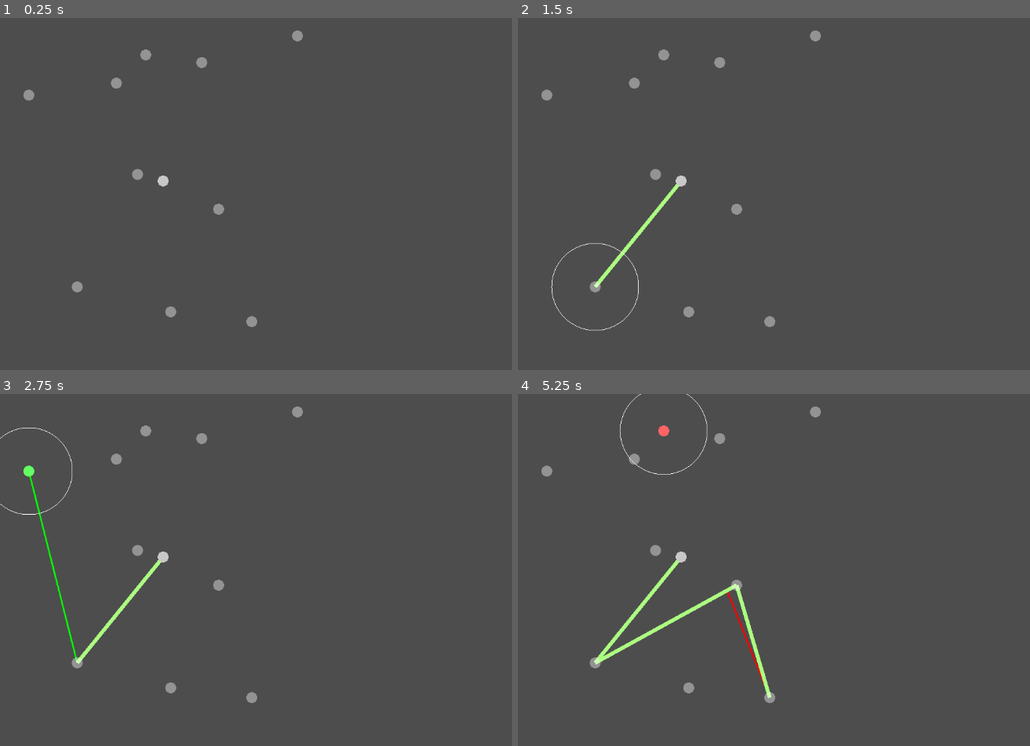
Above: before the commit, frames 1-4 (two rows, left to right).
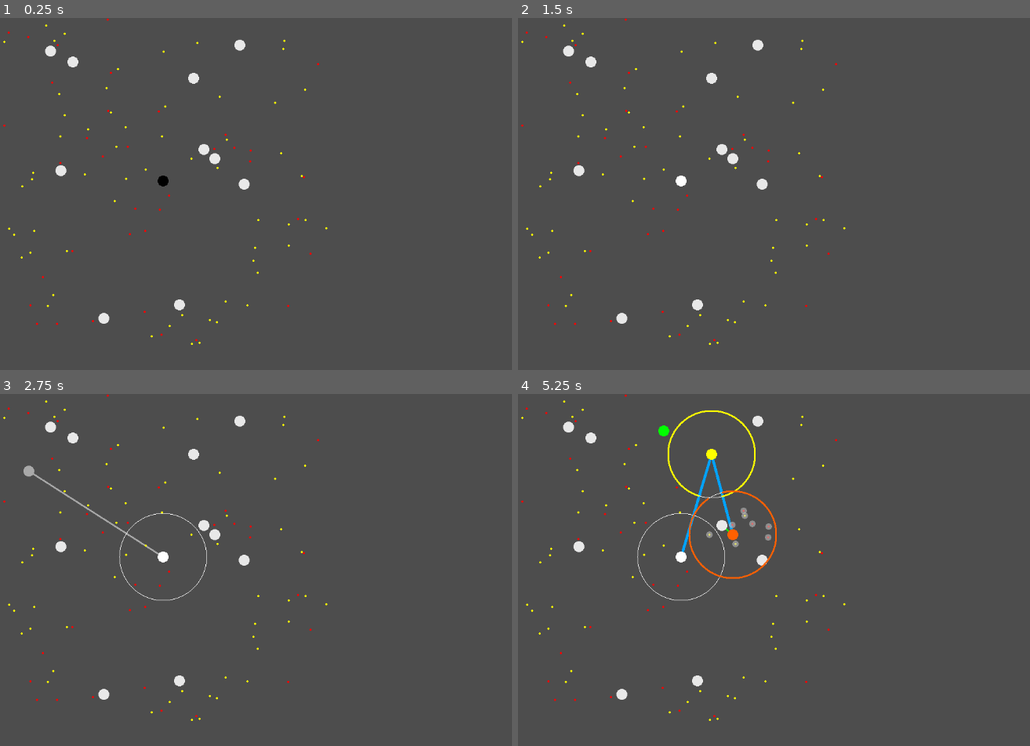
Above: after the commit, the same moments.

Repository: Mynijo/MagicFocus
Game: Godot game, scene res://FocusCraft/Focus.tscn
Same seed, same stepped clock (60 frames per second), same inputs: the game is played once before the commit and once after it.
Inputs (mouse positions are in pixels of both pictures, inside the frame that each line leads up to):
- Up to frame 1 (0.25 s): no input
- Up to frame 2 (1.5 s): tap Enter at 0.5 s; move the mouse to (681, 179) at 0.52 s; press the mouse at (681, 179) at 0.53 s; tap Space at 1.25 s; move the mouse to (594, 285) at 1.27 s; release the mouse at (594, 285) at 1.28 s; click (594, 285) at 1.35 s
- Up to frame 3 (2.75 s): tap Enter at 2 s; move the mouse to (30, 471) at 2.02 s; press the mouse at (30, 471) at 2.03 s
- Up to frame 4 (5.25 s): tap Space at 2.75, 4.25 s; move the mouse to (738, 584) at 2.77 s; release the mouse at (738, 584) at 2.78 s; click (738, 584) at 2.85 s; tap Enter at 3.5 s; move the mouse to (717, 439) at 3.52 s; press the mouse at (717, 439) at 3.53 s; move the mouse to (768, 696) at 4.27 s; release the mouse at (768, 696) at 4.28 s; click (768, 696) at 4.35 s; move the mouse to (661, 429) at 5.02 s; press the mouse at (661, 429) at 5.03 s

The runs differ from the first frame. In frame 1, 1.4% of the frame differs, in the area x 0-65%, y 0-93%; in frame 2, 1.8%; in frame 3, 2.3%; in frame 4, 3.6%.

Commit message:
Fixed dot selecting

Diff:
--- a/FocusCraft/Connection.gd
+++ b/FocusCraft/Connection.gd
@@ -1,5 +1,7 @@
 extends Area2D
 
+var Conected_node_1
+var Conected_node_2
 
 # Called when the node enters the scene tree for the first time.
 func _ready():
@@ -10,8 +12,25 @@
 func _process(delta):
 	pass
 
-func init(pos1, pos2):
+func init(node1, node2):
+	Conected_node_1 = node1
+	Conected_node_2 = node2
+	var pos1 = node1.position
+	var pos2 = node2.position
+
 	$Line2D.add_point(pos1)
 	$Line2D.add_point(pos2)
+
 	$CollisionShape2D.shape.a = pos1
 	$CollisionShape2D.shape.b = pos2
+
+	node1.add_conecction(self)
+	node2.add_conecction(self)
+
+
+
+func get_conected_pos(pos):
+	if Conected_node_1.position == pos:
+		return Conected_node_2.position
+	else:
+		return Conected_node_1.position
--- a/FocusCraft/Connection.tscn
+++ b/FocusCraft/Connection.tscn
@@ -2,15 +2,15 @@
 
 [ext_resource type="Script" path="res://FocusCraft/Connection.gd" id="1_80ymp"]
 
-[sub_resource type="SegmentShape2D" id="SegmentShape2D_r4oqe"]
+[sub_resource type="SegmentShape2D" id="SegmentShape2D_poy0d"]
 resource_local_to_scene = true
 
 [node name="Connection" type="Area2D"]
 script = ExtResource("1_80ymp")
 
 [node name="Line2D" type="Line2D" parent="."]
-width = 7.0
-default_color = Color(0.67451, 1, 0.505882, 1)
+width = 5.0
+default_color = Color(0, 0.639216, 1, 1)
 
 [node name="CollisionShape2D" type="CollisionShape2D" parent="."]
-shape = SubResource("SegmentShape2D_r4oqe")
+shape = SubResource("SegmentShape2D_poy0d")
--- a/FocusCraft/EnergieDots.gd
+++ b/FocusCraft/EnergieDots.gd
@@ -12,6 +12,11 @@
 func _ready():
 	$CollisionShape2D.shape.radius = Radius_dot
 
+func claim(flag):
+	self.visible = !flag
+	$CollisionShape2D.disabled = flag
+	queue_redraw()
+
 
 # Called every frame. 'delta' is the elapsed time since the previous frame.
 func _process(delta):
@@ -21,8 +26,12 @@
 func _draw():
 	draw_circle(Vector2(0,0),Radius_dot, Dot_color)
 	if Highlighted:
-		draw_circle(Vector2(0,0),Radius_dot *2, Highlight_color)
+		draw_circle(Vector2(0,0),Radius_dot *3, Highlight_color)
 
-func highlight():
-	Highlighted = true
-	queue_redraw()
+func highlight(flag):
+	if Highlighted != flag:
+		Highlighted = flag
+		queue_redraw()
+
+func get_Dot_color():
+	return Dot_color
--- a/FocusCraft/EnergieDots.tscn
+++ b/FocusCraft/EnergieDots.tscn
@@ -2,13 +2,13 @@
 
 [ext_resource type="Script" path="res://FocusCraft/EnergieDots.gd" id="1_jlsf3"]
 
-[sub_resource type="CircleShape2D" id="CircleShape2D_8kij7"]
+[sub_resource type="CircleShape2D" id="CircleShape2D_8ma3a"]
 
-[node name="EnergieDots" type="Area2D" groups=["highlightable"]]
+[node name="EnergieDots" type="Area2D" groups=["collectables", "highlightable"]]
 collision_layer = 2
 collision_mask = 2
 script = ExtResource("1_jlsf3")
 Highlight_color = Color(0.745098, 0.745098, 0.745098, 0.588235)
 
 [node name="CollisionShape2D" type="CollisionShape2D" parent="."]
-shape = SubResource("CircleShape2D_8kij7")
+shape = SubResource("CircleShape2D_8ma3a")
--- a/FocusCraft/Focus.gd
+++ b/FocusCraft/Focus.gd
@@ -10,25 +10,26 @@
 
 var Focus_node_scene = preload("res://FocusCraft/FocusNode.tscn")
 var Connection_scene = preload("res://FocusCraft/Connection.tscn")
-#var Energie_dots_scene = preload("res://FocusCraft/EnergieDots.tscn")
+var Energie_dots_scene = preload("res://FocusCraft/EnergieDots.tscn")
 
 # Called when the node enters the scene tree for the first time.
 func _ready():
 	$RayCast2D.position = $StartNode.position
 	Connected_nodes.append($StartNode)
 
+	for n in range (0, 100):
+		var energie_dots_instance = Energie_dots_scene.instantiate()
+		energie_dots_instance.position.x = randi_range(0, 600)
+		energie_dots_instance.position.y = randi_range(0, 600)
+		if n > 60:
+			energie_dots_instance.Dot_color = Color.RED
+		add_child(energie_dots_instance)
+
 	for n in range (0, 10):
 		var focus_node_instance = Focus_node_scene.instantiate()
 		focus_node_instance.position.x = randi_range(20, 580)
 		focus_node_instance.position.y = randi_range(20, 580)
 		add_child(focus_node_instance)
-
-#	for n in range (0, 1000):
-#		var energie_dots_instance = Energie_dots_scene.instantiate()
-#		energie_dots_instance.position.x = randi_range(0, 600)
-#		energie_dots_instance.position.y = randi_range(0, 600)
-#		add_child(energie_dots_instance)
-#
 
 func _draw():
 	if Input.is_action_pressed("left_mouse"):
@@ -37,8 +38,13 @@
 
 # Called every frame. 'delta' is the elapsed time since the previous frame.
 func _process(delta):
+	pass
+
+func _physics_process(delta):
 	if Input.is_action_pressed("left_mouse"):
+		get_last_node().set_hovered(true)
 		reset_conection_hover()
+		get_last_node().highlight_impact_cone(get_viewport().get_mouse_position())
 		#cast the RayCast
 		$RayCast2D.target_position = $RayCast2D.get_local_mouse_position()
 		var result = $RayCast2D.get_collider()
@@ -50,12 +56,12 @@
 			else:
 				Conection_hover_position = $RayCast2D.get_collision_point()
 				Connection_color = Color.RED
-
-
 		queue_redraw()
 	if Input.is_action_just_released("left_mouse"):
 		if Conection_hover_Node:
 			add_new_connection(Conection_hover_Node)
+		get_last_node().stop_highlight_impact_cone()
+		get_last_node().set_hovered(false)
 		queue_redraw()
 
 func reset_conection_hover():
@@ -69,7 +75,7 @@
 func add_new_connection(new_node):
 	if !Connected_nodes.has(new_node):
 		var connection_instance = Connection_scene.instantiate()
-		connection_instance.init(new_node.position, get_last_node().position)
+		connection_instance.init(new_node, get_last_node())
 		add_child(connection_instance)
 		move_child(connection_instance, 0)
 		Conections.append(connection_instance)
--- a/FocusCraft/Focus.tscn
+++ b/FocusCraft/Focus.tscn
@@ -8,7 +8,7 @@
 
 [node name="StartNode" parent="." instance=ExtResource("2_thmlg")]
 position = Vector2(300, 300)
-Node_color = Color(0.784314, 0.784314, 0.784314, 1)
+Node_color = Color(0, 0, 0, 1)
 
 [node name="RayCast2D" type="RayCast2D" parent="."]
 collide_with_areas = true
--- a/FocusCraft/FocusNode.gd
+++ b/FocusCraft/FocusNode.gd
@@ -5,12 +5,16 @@
 @export var Node_color = Color(255,0,0)
 
 
-var is_hovered = false
+var Conecctions = []
+var Impacted_objects = []
+var Impact_cone_pos2
+
+var Is_hovered = false
+var Is_claimed = false
 
 # Called when the node enters the scene tree for the first time.
 func _ready():
 	$CollisionShape2D.shape.radius = Radius_node
-
 
 # Called every frame. 'delta' is the elapsed time since the previous frame.
 func _process(delta):
@@ -18,15 +22,110 @@
 
 func _draw():
 	draw_circle(Vector2(0,0),Radius_node, Node_color)
-	if is_hovered:
+	if Is_hovered or Is_claimed:
 		draw_arc(Vector2(0,0),Radius_impcat, 0, PI*2,500, Color(255,255,255))
+	if Conecctions.size() == 2 or (Conecctions.size() == 1 and Impact_cone_pos2 != null):
+		var angle = get_impact_cone_angle()
+		if angle > 0:
+			draw_arc(Vector2(0,0),Radius_impcat,0,  2*PI-angle,500,Node_color,3)
+		else:
+			draw_arc(Vector2(0,0),Radius_impcat,0,- 2*PI-angle,500,Node_color,3)
+
+func _on_mouse_entered():
+	Is_hovered = true
+	queue_redraw()
+
+func _on_mouse_exited():
+	Is_hovered = false
+	queue_redraw()
+
+func set_hovered(flag):
+	Is_hovered = flag
+	queue_redraw()
+
+func get_conecctions():
+	return Conecctions
+
+func add_conecction(conection):
+	Conecctions.append(conection)
+	if Conecctions.size() == 2:
+		claim()
+
+func get_angle_from_points(pos1, pos2):
+	var direction_to_node1 = position.direction_to(pos1)
+	var direction_to_node2 = position.direction_to(pos2)
+	return direction_to_node1.angle_to(direction_to_node2)
+
+func get_impact_cone_angle():
+	return get_angle_from_points(Conecctions.front().get_conected_pos(position), Impact_cone_pos2)
+
+func calc_impact_shape():
+	var angleFrom = 0
+	var angleTo   = 0
+	var nbPoints = 36
+	var pointsArc = PackedVector2Array()
+	pointsArc.push_back(Vector2(0,0))
+
+	var angle = get_impact_cone_angle()
+	if angle > 0:
+		angleTo = 2*PI-angle
+	else:
+		angleTo = - 2*PI-angle
+
+	for i in range(nbPoints+1):
+		var anglePoint = angleFrom + i*(angleTo-angleFrom)/nbPoints - 90
+		pointsArc.push_back(Vector2( cos( anglePoint ), sin( anglePoint ) )* Radius_impcat)
+	$ImpactArea/ImpactCone.polygon = pointsArc
+
+func claim():
+	Is_claimed = true
+	for n in Impacted_objects:
+		n.claim(true)
+
+func highlight_impact_cone(pos2):
+	Impact_cone_pos2 = pos2
+	if get_conecctions().size() != 1:
+		return
+	$ImpactArea.monitoring = true
+	look_at(pos2)
+	calc_impact_shape()
+
+func stop_highlight_impact_cone():
+	if !Is_claimed:
+		$ImpactArea.monitoring = false
+	Impact_cone_pos2 = null
+	calc_node_stats()
+	queue_redraw()
+
+func calc_node_stats():
+	calc_node_color()
+
+func calc_node_color():
+	var my_color = Color(0,0,0)
+	if Impacted_objects.size() > 0:
+		for n in Impacted_objects:
+			my_color += n.get_Dot_color()
+		my_color = my_color / Impacted_objects.size()
+		Node_color = my_color
+	else:
+		Node_color = Color(255,255,255)
+
+func _on_impact_area_area_entered(area):
+	if !area.is_in_group("collectables"):
+		return
+	Impacted_objects.append(area)
+	if area.has_method("highlight"):
+		area.highlight(true)
+	calc_node_stats()
 
 
-func _on_mouse_entered():
-	is_hovered = true
-	queue_redraw()
+func _on_impact_area_area_exited(area):
+	if Is_claimed:
+		return
+	if !area.is_in_group("collectables"):
+		return
+	if area.has_method("highlight"):
+		area.highlight(false)
 
-
-func _on_mouse_exited():
-	is_hovered = false
-	queue_redraw()
+	Impacted_objects.erase(area)
+	calc_node_stats()
--- a/FocusCraft/FocusNode.tscn
+++ b/FocusCraft/FocusNode.tscn
@@ -2,15 +2,31 @@
 
 [ext_resource type="Script" path="res://FocusCraft/FocusNode.gd" id="1_nxfdb"]
 
-[sub_resource type="CircleShape2D" id="CircleShape2D_jsg64"]
+[sub_resource type="CircleShape2D" id="CircleShape2D_p77yb"]
 
 [node name="Node2D" type="Area2D" groups=["connectable"]]
 script = ExtResource("1_nxfdb")
-Node_color = Color(1, 1, 1, 0.392157)
+Node_color = Color(0.909804, 0.909804, 0.909804, 1)
 
 [node name="CollisionShape2D" type="CollisionShape2D" parent="."]
-shape = SubResource("CircleShape2D_jsg64")
+shape = SubResource("CircleShape2D_p77yb")
 debug_color = Color(0, 0.6, 0.701961, 0.419608)
+
+[node name="ImpactArea" type="Area2D" parent="."]
+collision_layer = 2
+collision_mask = 2
+
+[node name="ImpactCone" type="CollisionPolygon2D" parent="ImpactArea"]
+rotation = 2.04204
+polygon = PackedVector2Array(-1, -1, 1, 1, 0, 0)
+
+[node name="Label" type="Label" parent="."]
+offset_left = -20.0
+offset_top = -35.0
+offset_right = 20.0
+offset_bottom = -12.0
 
 [connection signal="mouse_entered" from="." to="." method="_on_mouse_entered"]
 [connection signal="mouse_exited" from="." to="." method="_on_mouse_exited"]
+[connection signal="area_entered" from="ImpactArea" to="." method="_on_impact_area_area_entered"]
+[connection signal="area_exited" from="ImpactArea" to="." method="_on_impact_area_area_exited"]
